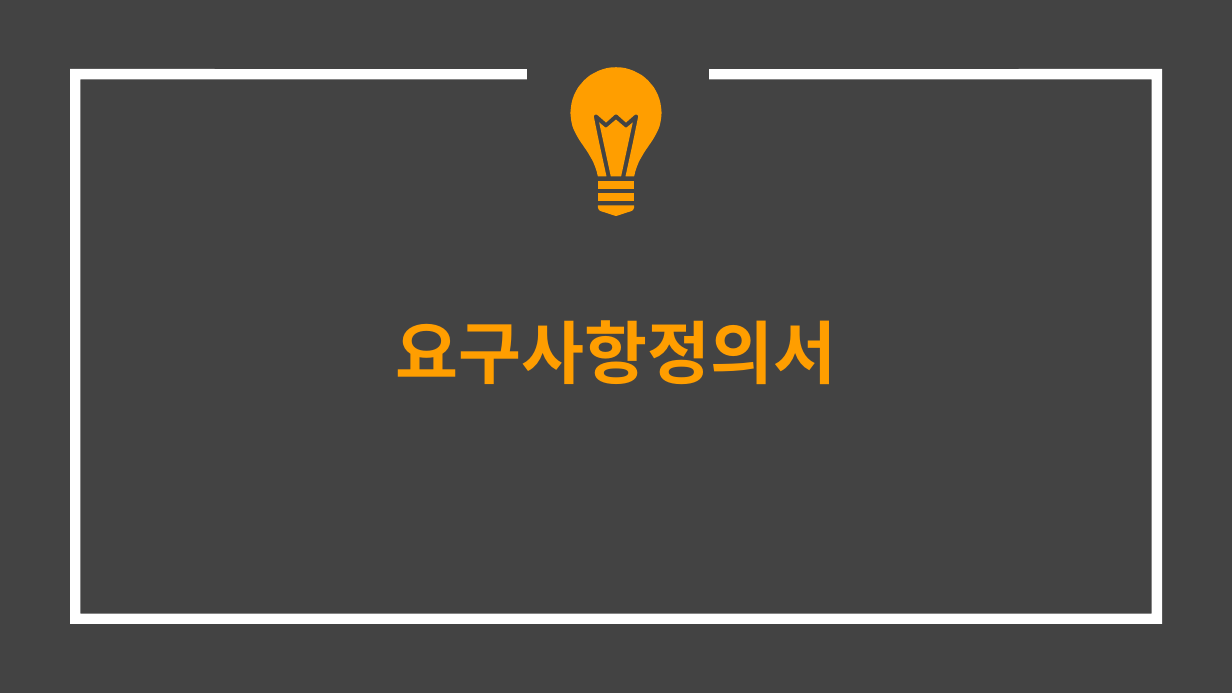
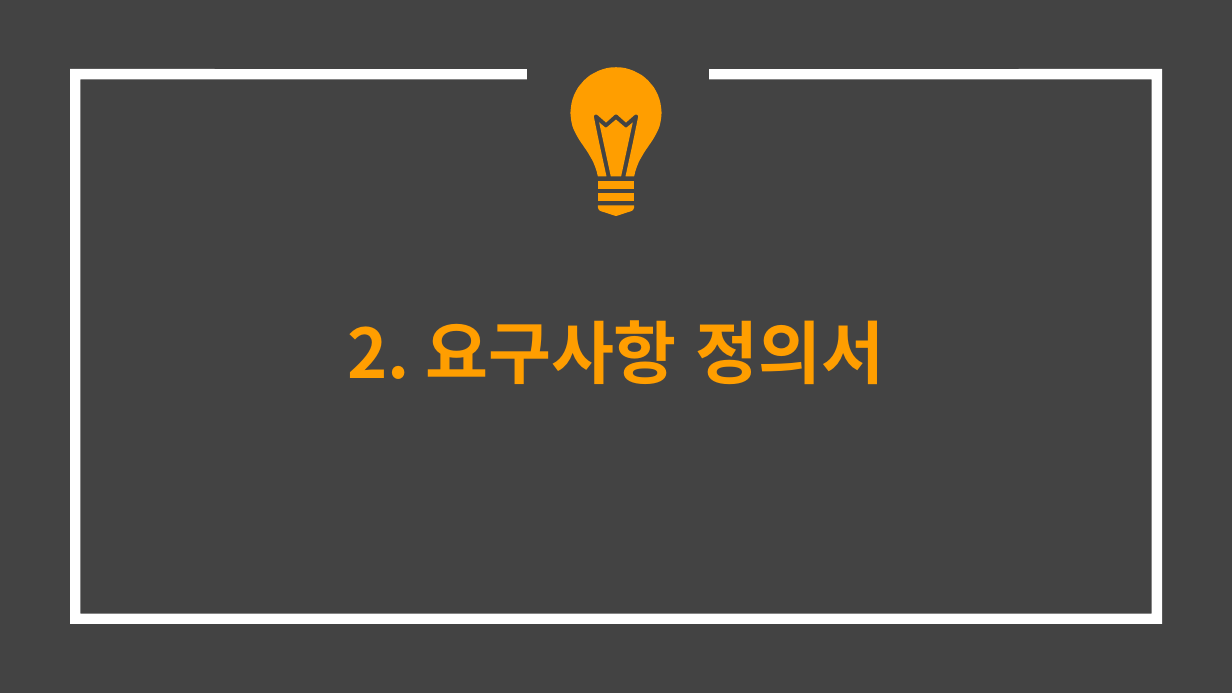
Before and after one commit to hhsw07/ezen-academy-projects, a slide deck: slide 7 of 0 발표용 파워포인트/0522 3차발표/0522 project06 - 파워포인트 종합.pptx (slide 6 before the commit). Drawn at 1232x693 pixels with LibreOffice and Linux fonts; fonts in the diff are those of the drawing. Boxes give left, top, right and bottom in pixels: in the first picture for what was removed or moved away, otherwise in the second. Text is boxed around its words. In the diff, an @@ line names an element or a change of style, - is before the commit and + after.

```diff
--- a/0 발표용 파워포인트/0522 3차발표/0522 project06 - 파워포인트 종합.pptx
+++ b/0 발표용 파워포인트/0522 3차발표/0522 project06 - 파워포인트 종합.pptx
@@ title at box(347, 320, 885, 384): text changed @@
-요구사항정의서
+2. 요구사항 정의서
```
Also in this commit, not shown: 1 other slide changed, 17 slides added, 13 slides removed.
